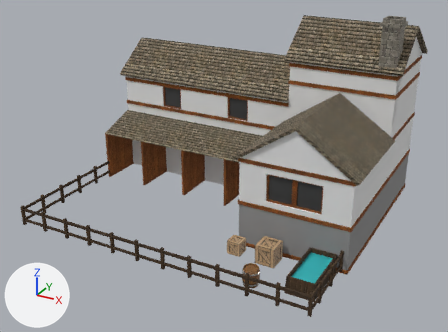
The FBX model Eldoria/Assets/Models/City/Models/Estabulo.fbx: old version first, new version second.
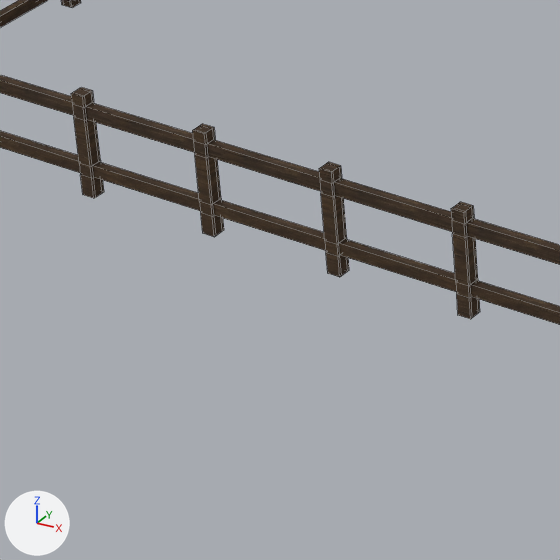
Each version is shown whole from a 50 mm camera at (-30.95, -23.45, 26.92) aimed at (-55.74, 21.63, 4.38), then close up on the part from 11% to 34% of the width and 61% to 92% of the height. The lights are fixed; the arrows at lower left show +X, +Y and +Z. The close-ups show mesh edges as thin lines. Where no turn or scale is listed for an object, it has been applied to the vertices. Vertices at the same position are counted once.

The older version as bpy lines, for what is in view:
```python
me_cube_134 = bpy.data.meshes.new('Cube.134')
me_cube_134.from_pydata(...)  # 1052 vertices, 1026 faces; spans x -10.2..17.1, y -0.7..11.6, z -2.0..-0.2
me_cube_134.materials.append(mat_cerca_estabulo)  # picture img_wood_16_png
ob_cerca_estabulo = bpy.data.objects.new('Cerca Estabulo', me_cube_134)
ob_cerca_estabulo.location = (-59.86, 11.24, 1.9)
```
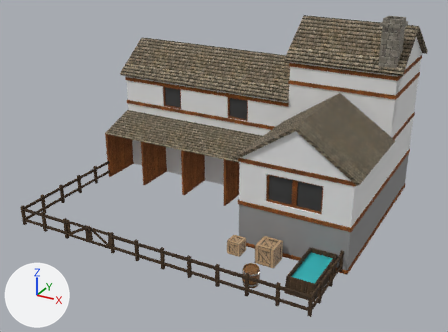
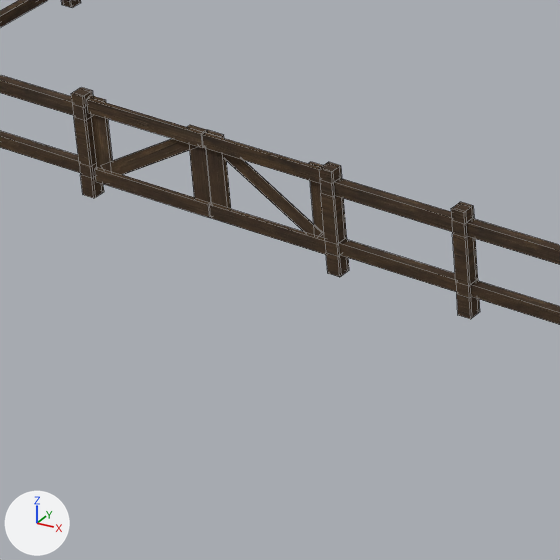
The newer file is also turned or shifted as a whole; pictures and numbers use the older file's frame.

Location of each change, [x1, y1, x2, y2] in pixels of the close-ups (560 x 560 px):
'Porta Cerca 1', added (brown)
    after: [87, 95, 212, 218]
'Porta cerca 2', added (brown)
    after: [202, 130, 326, 255]
part 1 of me_cube_134, cut back
    before: [82, 91, 326, 251]
    after: [82, 91, 104, 198]

The edits, one by one:
me_cube_134 is used by ob_cerca_estabulo; location (-59.86, 11.24, 1.9).
me_cube_134 had 1052 vertices, 1026 faces and spanned x -10.2..17.1, y -0.7..11.6, z -2.0..-0.2.
me_cube_134 now has 980 vertices, 954 faces and spans x -10.2..17.1, y -0.7..11.6, z -2.0..-0.2.
Part 1, on me_cube_134:
72 vertices are removed from x -5.1..-0.4, y -0.7..-0.4, z -2.0..-0.2.
92 faces are deleted.
20 new faces join them.
Mesh me_cube_060 is new.
It has 40 vertices, 30 faces and spans x -2.32..0.01, y -0.07..0.07, z -1.53..0.0.
It uses material mat_cerca_estabulo (picture img_wood_16_png).
Mesh me_cube_059 is new.
It has 40 vertices, 30 faces and spans x -0.01..2.33, y -0.07..0.07, z -1.53..0.0.
It uses material mat_cerca_estabulo (picture img_wood_16_png).
Object 'Porta cerca 2' (ob_porta_cerca_2) is new; it shows me_cube_060.
Its location is (-60.24, 10.69, 1.69).
Object 'Porta Cerca 1' (ob_porta_cerca_1) is new; it shows me_cube_059.
Its location is (-64.9, 10.69, 1.69).
